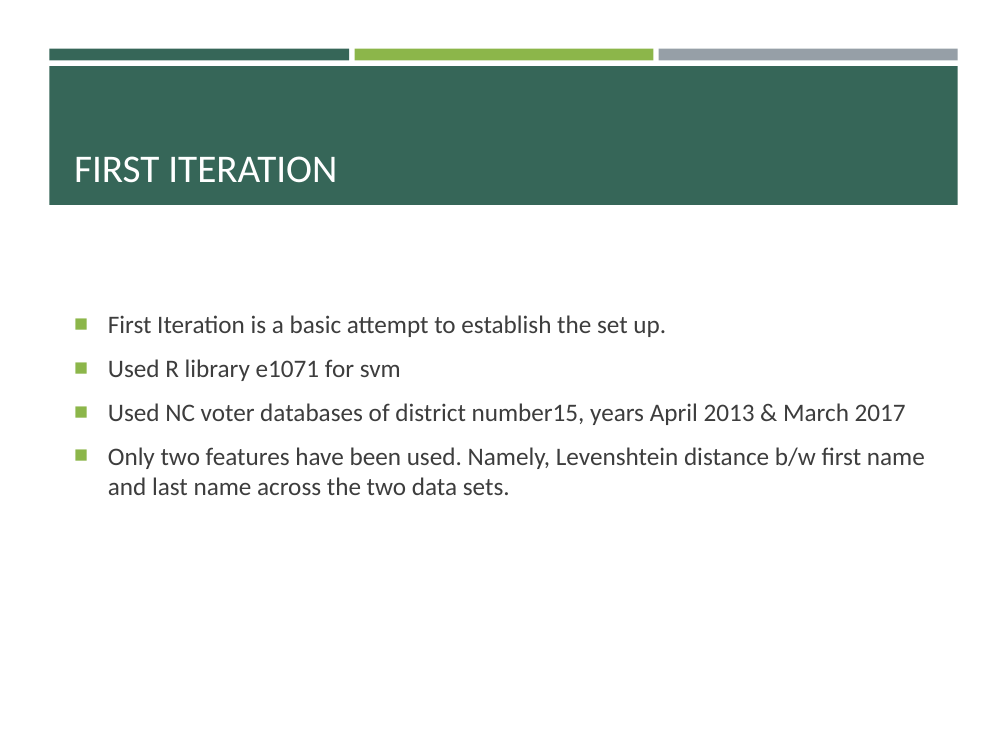
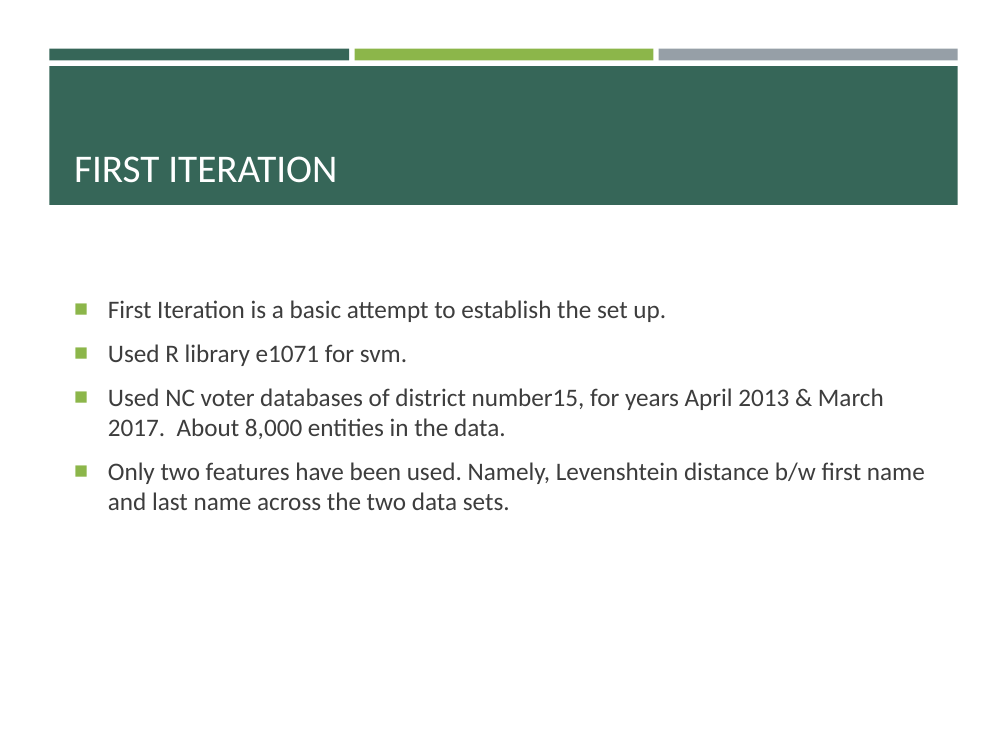
Before and after one commit to pulkitjain1004/autoRL, a slide deck: slide 12 of Record_Linkage.pptx (slide 11 before the commit). Drawn at 1008x756 pixels with LibreOffice and Linux fonts; fonts in the diff are those of the drawing. Boxes give left, top, right and bottom in pixels: in the first picture for what was removed or moved away, otherwise in the second. Text is boxed around its words. In the diff, an @@ line names an element or a change of style, - is before the commit and + after.

```diff
--- a/Record_Linkage.pptx
+++ b/Record_Linkage.pptx
@@ text at box(108, 344, 884, 439): text changed @@
-■ Used R library e1071 for svm
-■ Used NC voter databases of district number15, years April 2013 & March 2017
+■ Used R library e1071 for svm.
+■ Used NC voter databases of district number15, for years April 2013 & March 2017. About 8,000 entities in the data.
```
Also in this commit, not shown: 13 other slides changed, 1 slide added.
